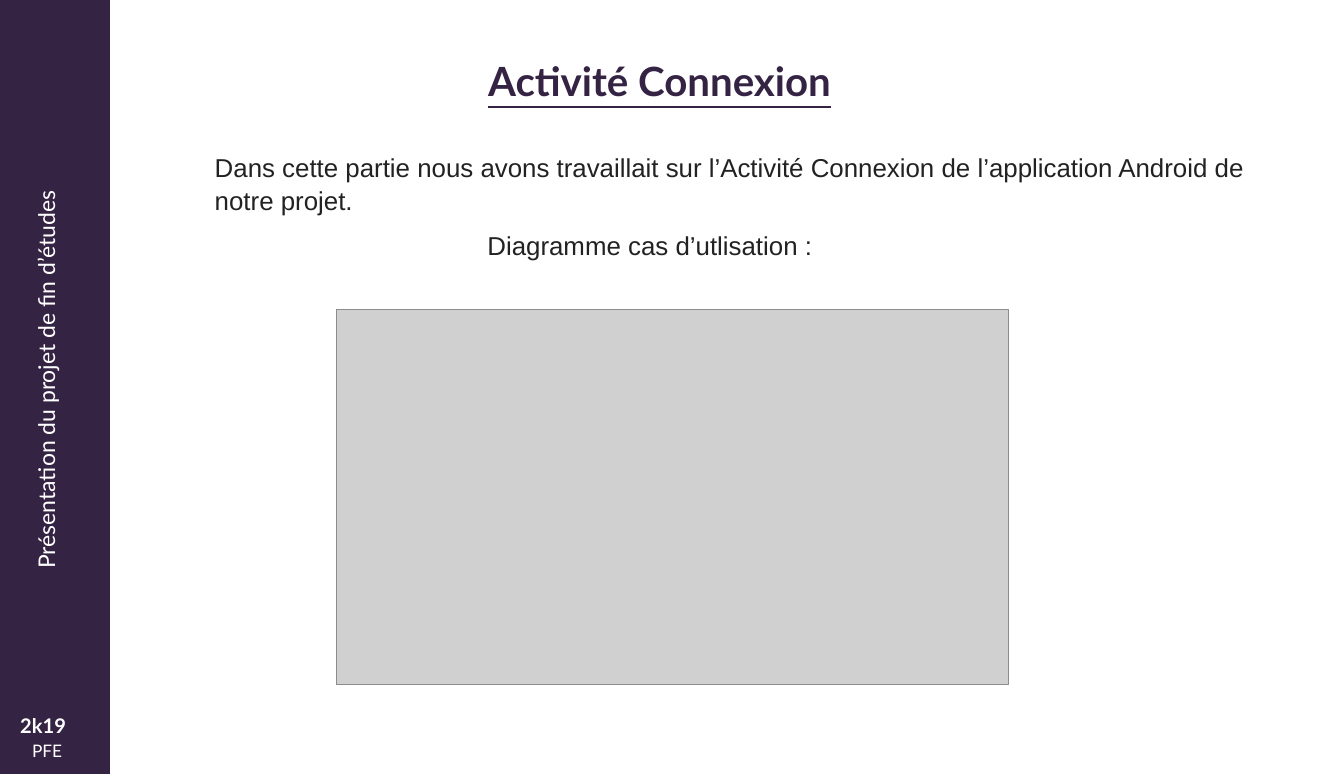
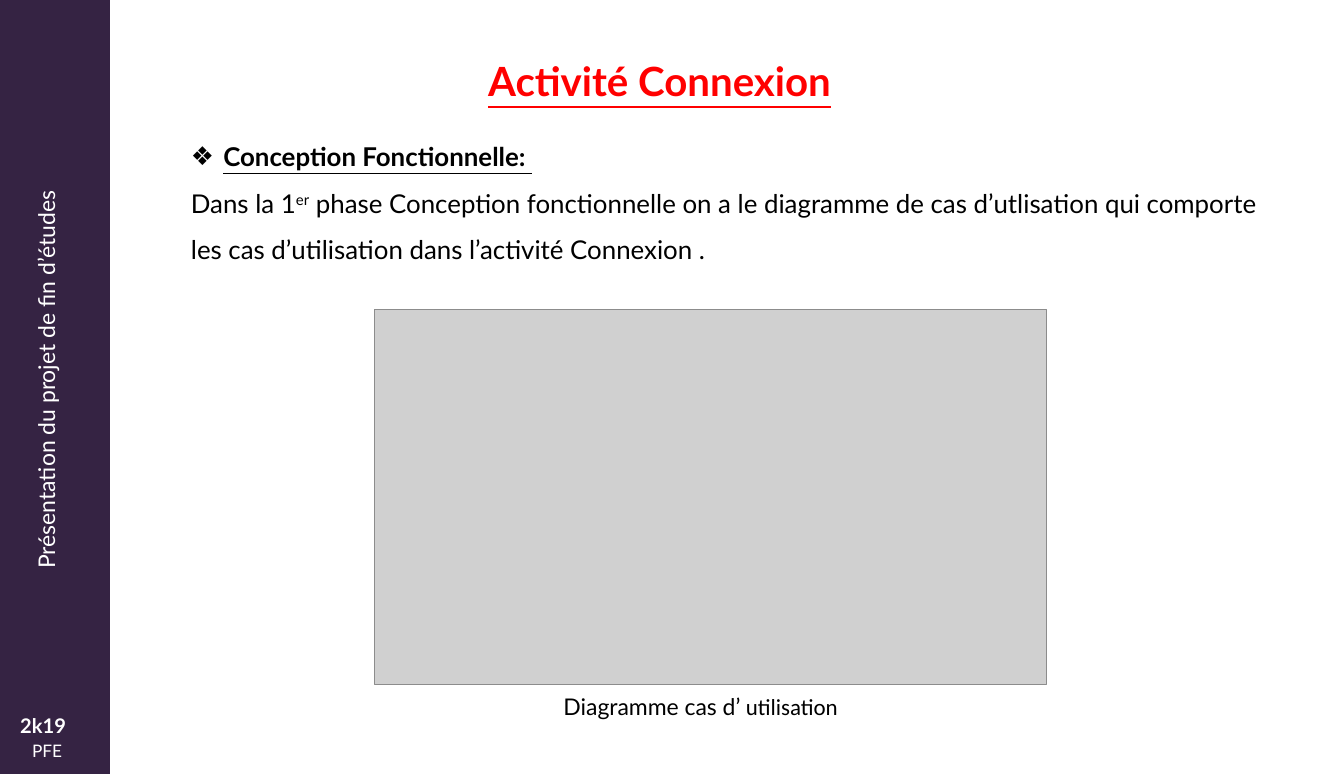
Before and after one commit to mjayari/PFE_Project, a slide deck: slide 25 of Présentation-PFE.pptx (slide 22 before the commit). Drawn at 1344x774 pixels with LibreOffice and Linux fonts; fonts in the diff are those of the drawing; grey boxes stand for pictures; background and template pictures are left out. Boxes give left, top, right and bottom in pixels: in the first picture for what was removed or moved away, otherwise in the second. Text is boxed around its words. In the diff, an @@ line names an element or a change of style, - is before the commit and + after.

Commit message:
- Updating PowerPoint Presentation - Updating MCD Diagram

```diff
--- a/Présentation-PFE.pptx
+++ b/Présentation-PFE.pptx
@@ text "Activité Connexion" at (488, 66, 831, 97): text colour #352343 to #FF0000 @@
@@ text at (191, 146, 1256, 260): text changed; font Arial to Lato; text colour #222222 to #000000 @@
-Dans cette partie nous avons travaillait sur l’Activité Connexion de l’application Android de notre projet.
-Diagramme cas d’utlisation :
+❖ Conception Fonctionnelle:
+Dans la 1er phase Conception fonctionnelle on a le diagramme de cas d’utlisation qui comporte les cas d’utilisation dans l’activité Connexion .
@@ picture: place and size @@
-picture at (336, 309, 1009, 685)
+picture at (375, 309, 1047, 685)
@@ text added at (563, 697, 838, 720), 16 pt, text #000000 @@
+Diagramme cas d’ utilisation
```
Also in this commit, not shown: 22 other slides changed, 14 slides added, 2 slides removed, 3 other files.
